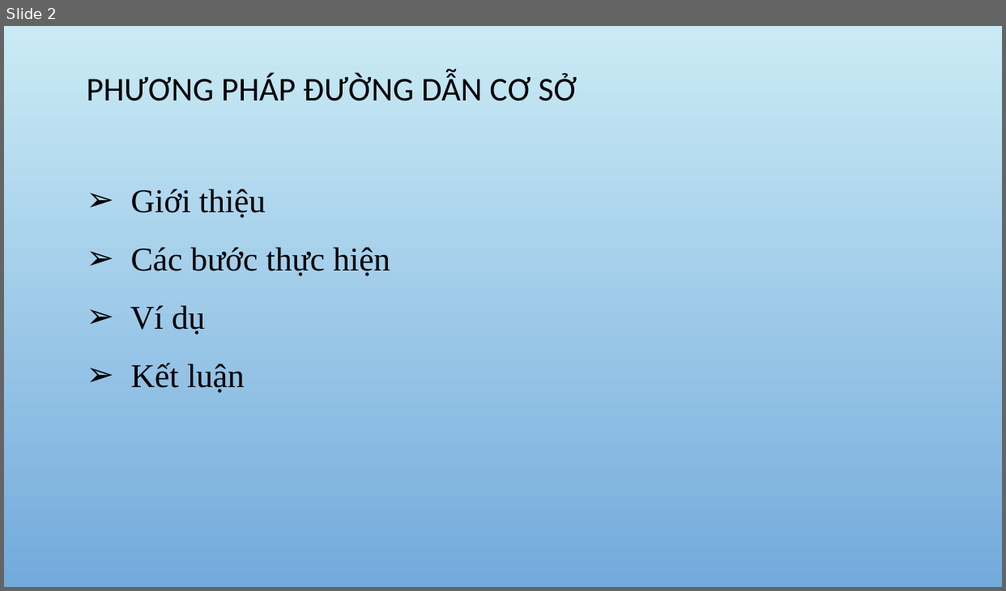
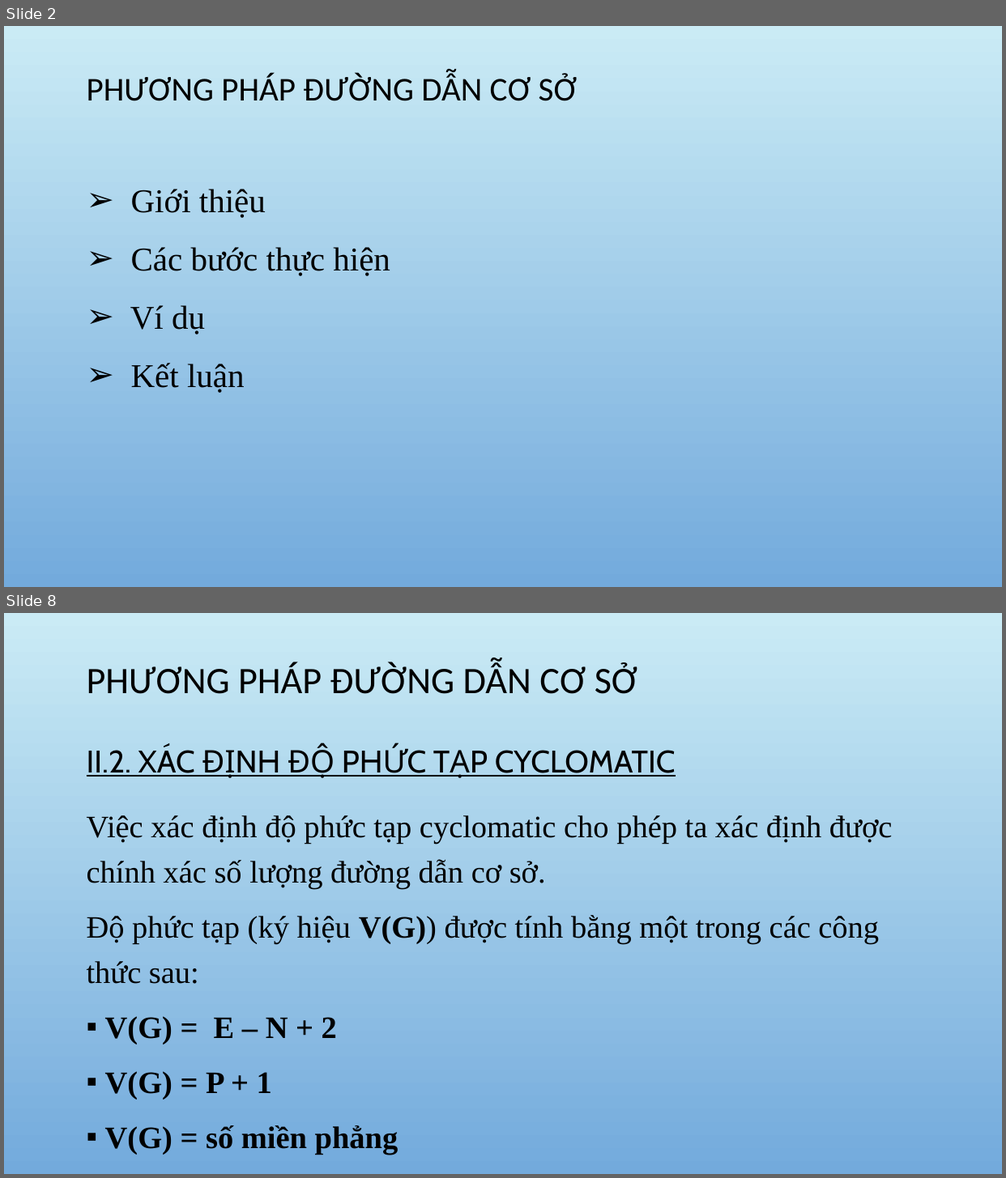
Before and after one commit to DoAnCNDD/CNDD, a slide deck: CNPM.pptx. Shown one above the other, each under a label of ours: slide 2 before the commit, slides 2 and 8 after it; the slides between them are not shown. The pictures are 1006x591 and 1006x1178 pixels, drawn with LibreOffice and Linux fonts; fonts in the diff are those of the drawing; background and template pictures are left out. Boxes give left, top, right and bottom in pixels: in the first picture for what was removed or moved away, otherwise in the second. Text is boxed around its words. In the diff, an @@ line names an element or a change of style, - is before the commit and + after.

```diff
--- a/CNPM.pptx
+++ b/CNPM.pptx
@@ slide 8 added at (4, 613, 1002, 1174), background picture (left out) @@
@@ title added at (87, 662, 637, 694), 36 pt, text #000000 @@
+PHƯƠNG PHÁP ĐƯỜNG DẪN CƠ SỞ
@@ text added at (87, 743, 675, 778), 30 pt, text #000000, underline @@
+II.2. XÁC ĐỊNH ĐỘ PHỨC TẠP CYCLOMATIC
@@ text added at (87, 815, 892, 1156), 30 pt, text #000000 @@
+Việc xác định độ phức tạp cyclomatic cho phép ta xác định được chính xác số lượng đường dẫn cơ sở.
+Độ phức tạp (ký hiệu V(G)) được tính bằng một trong các công thức sau:
+▪ V(G) = E – N + 2
+▪ V(G) = P + 1
+▪ V(G) = số miền phẳng
```
Also in this commit, not shown: 3 slides changed, 3 other slides added.
